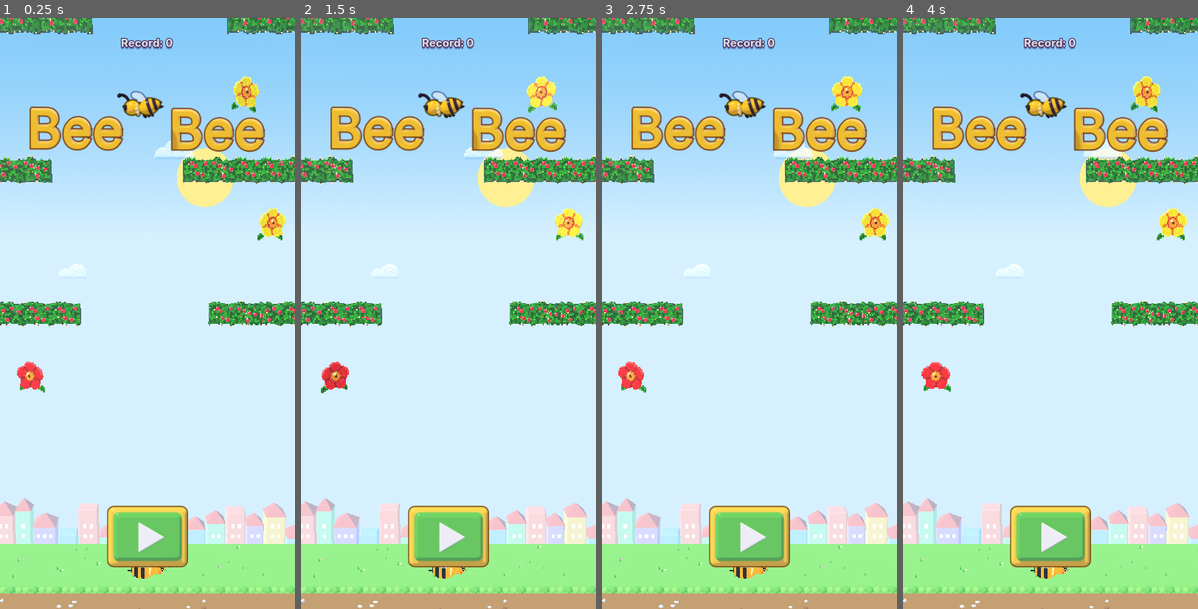
Above: before the commit, frames 1-4 (left to right).
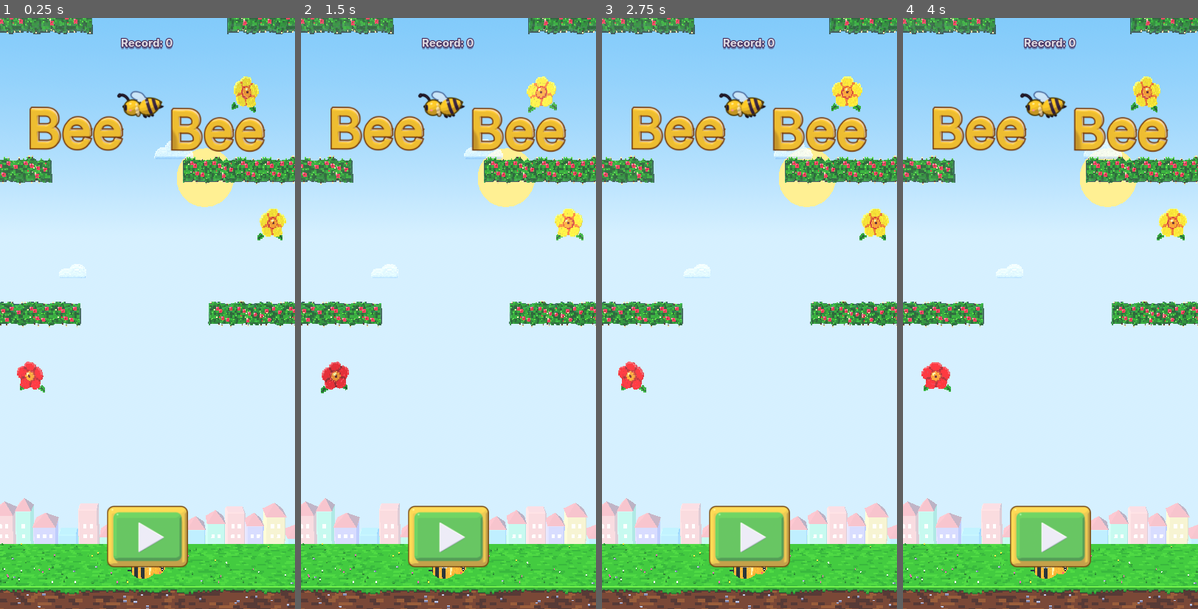
Above: after the commit, the same moments.

Repository: costanoy/bee-bee
Game: Godot game, scene res://scenes/main.tscn
The game is run twice, just before and just after one commit, with the same random seed, the same clock (stepped at 60 frames per second) and the same inputs.
Inputs (mouse positions are in pixels of both pictures, inside the frame that each line leads up to):
- Up to frame 1 (0.25 s): no input
- Up to frame 2 (1.5 s): move the mouse to (513, 283) at 0.52 s; click (513, 283) at 0.67 s; move the mouse to (389, 343) at 1.27 s; click (389, 343) at 1.42 s
- Up to frame 3 (2.75 s): move the mouse to (779, 183) at 2.02 s; click (779, 183) at 2.17 s
- Up to frame 4 (4 s): move the mouse to (1035, 431) at 2.77 s; click (1035, 431) at 2.92 s; move the mouse to (1139, 402) at 3.52 s; click (1139, 402) at 3.67 s

The runs differ from the first frame. In frame 1, 9.8% of the frame differs, in the area x 0-100%, y 88-100%; in frame 2, 9.8%; in frame 3, 9.8%; in frame 4, 9.8%.

Commit message:
Voxel ground in the game
The voxel ground was approved, so the ground slot now loads
ground_voxel.glb. Same footprint as before, so trees and the backdrop
stay where they were.

Co-Authored-By: Claude Opus 5.5 <noreply@anthropic.com>

Diff:
--- a/scripts/view3d.gd
+++ b/scripts/view3d.gd
@@ -25,6 +25,7 @@
 	"flower_yellow": "flower_voxel_yellow",
 	"flower_blue": "flower_voxel_blue",
 	"gull": "gull_voxel",
+	"ground": "ground_voxel",
 }
 const BACKDROP_DEPTH := 95.0     # far enough to scroll at ~1/5 of the climb rate
 const SUN_Y := 26.0
